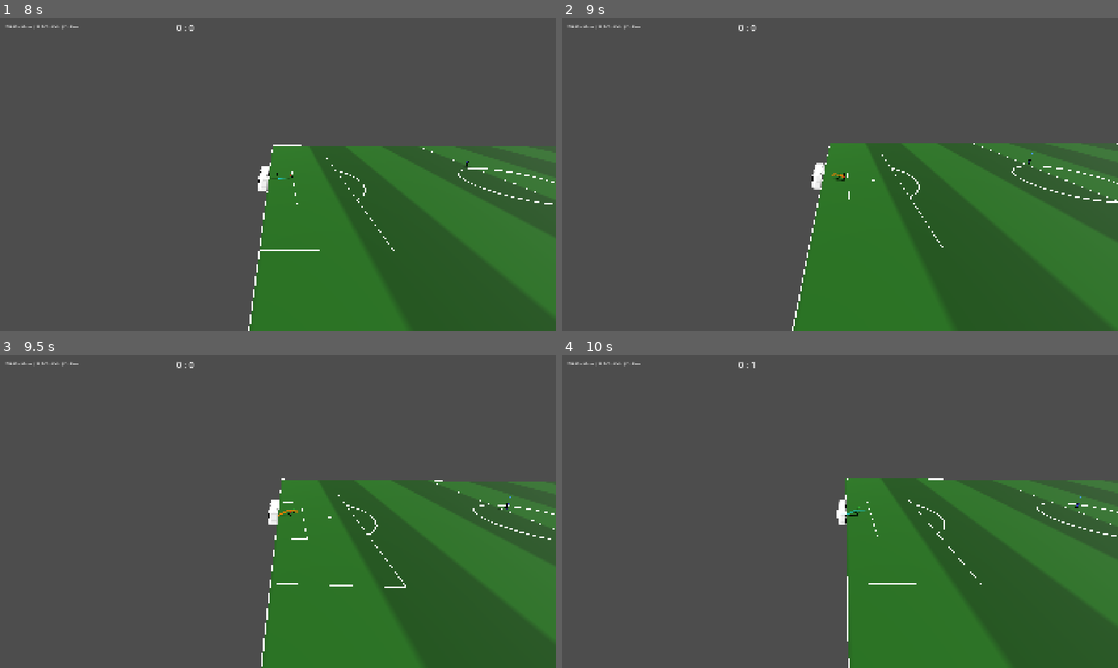
Above: before the commit, frames 1-4 (two rows, left to right).
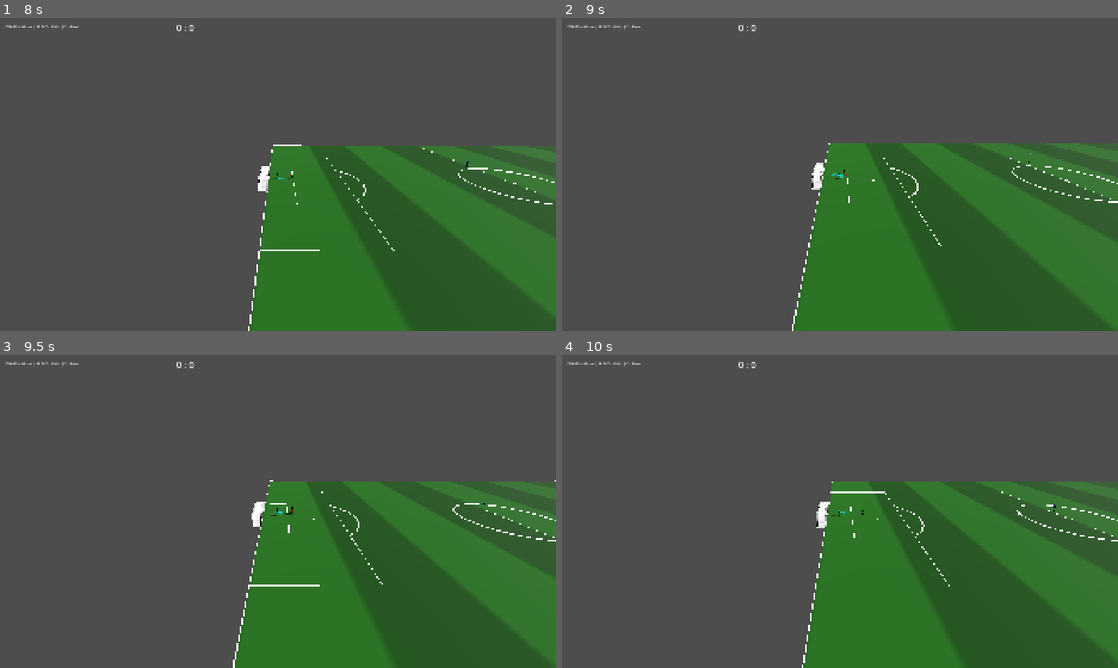
Above: after the commit, the same moments.

Repository: Churikov0112/open_football
Game: Godot game, scene res://scenes/main_menu.tscn
Same seed, same stepped clock (60 frames per second), same inputs: the game is played once before the commit and once after it.
Inputs (mouse positions are in pixels of both pictures, inside the frame that each line leads up to):
- Up to frame 1 (8 s): click "Start Match" at 0.5 s; move the mouse to (250, 237) at 1.27 s; hold Up (move_forward) 1.28-2 s; hold E (combo_curl) 1.28-2 s; click (250, 237) at 1.42 s; drag from (444, 221) to (250, 237) at 2.02 s; move the mouse to (111, 127) at 2.77 s; hold Left (move_left) 2.78-3.5 s; hold D (kick) 2.78-3.5 s; drag from (305, 174) to (111, 127) at 3.52 s; move the mouse to (194, 96) at 4.27 s; hold Down (move_back) 4.28-5 s; hold X (pass_short) 4.28-5 s; drag from (400, 158) to (194, 96) at 5.02 s; move the mouse to (166, 190) at 5.77 s; hold Up (move_forward) 5.78-6.5 s; hold Shift (sprint) 5.78-6.5 s; click (166, 190) at 5.92 s; drag from (333, 105) to (166, 190) at 6.52 s; move the mouse to (250, 237) at 7.27 s; hold Right (move_right) from 7.28 s (still down); hold Q (combo_modifier) from 7.28 s (still down)
- Up to frame 2 (9 s): release Right (move_right) at 8 s; release Q (combo_modifier) at 8 s; drag from (1006, 221) to (812, 237) at 8.02 s; move the mouse to (673, 127) at 8.77 s; hold Down (move_back) from 8.78 s (still down); hold A (pass_lob) from 8.78 s (still down)
- Up to frame 3 (9.5 s): keep holding Down (move_back); keep holding A (pass_lob)
- Up to frame 4 (10 s): release Down (move_back) at 9.5 s; release A (pass_lob) at 9.5 s; drag from (867, 511) to (673, 464) at 9.52 s

Frame 1 is identical in both runs. In frame 2, 0.4% of the frame differs, in the area x 41-100%, y 40-99%; in frame 3, 8.3%; in frame 4, 12%, in the area x 33-100%, y 2-100%.

Commit message:
feat(keeper/ai): dive to corners more; AI backs off a caught ball
1. Keeper dives to corners instead of stepping out along the line. New
   KEEPER_SLIDE_MAX_LATERAL (1.5m): the keeper only run-out-and-slides for a
   ball within that lateral offset; anything wider it dives for (dive range
   5.5m covers the whole goal, so a dive from center reaches any corner).
   Lower the constant to dive even more.

2. When the ball is in a keeper's hands (BallState.CAUGHT), opponent AI no
   longer attacks it — previously simple_ai ran up to the keeper's hands and
   _kick_towards_goal() launched the held ball, popping it out for a goal. Now
   it slowly drifts toward center field until the keeper distributes, then
   resumes. Also a defensive guard in _kick_towards_goal so a caught ball can
   never be kicked.

Co-Authored-By: Claude Opus 4.8 <noreply@anthropic.com>

Diff:
--- a/scripts/ai/keeper_ai.gd
+++ b/scripts/ai/keeper_ai.gd
@@ -217,10 +217,10 @@
 			print("[KEEPER] -> MISS_TOP y=", intercept.y)
 			_begin_miss_top()
 		return
-	# Успеваем добежать по линии до точки пересечения раньше мяча → выходим НАВСТРЕЧУ (скользим
-	# к intercept.x), рефлекс/контакт поймает на подлёте. Иначе — нырок.
+	# Шагом (выход по линии) выходим ТОЛЬКО за близким мячом; на дальний вбок (угол) — НЫРЯЕМ,
+	# даже если формально успели бы дошагать (зрелищнее, и дайв-рэндж покрывает весь створ).
 	var time_to_align := (lateral - FootballConstants.KEEPER_REACH) / FootballConstants.LOCO_TOP_SPEED
-	if is_finite(ttoi) and time_to_align <= ttoi:
+	if lateral <= FootballConstants.KEEPER_SLIDE_MAX_LATERAL and is_finite(ttoi) and time_to_align <= ttoi:
 		var tx := clampf(intercept.x, -FootballConstants.GOAL_WIDTH * 0.5, FootballConstants.GOAL_WIDTH * 0.5)
 		m.set_move_intent(Vector3(signf(tx - global_position.x), 0.0, 0.0), 1.0)
 		return
--- a/scripts/ai/simple_ai.gd
+++ b/scripts/ai/simple_ai.gd
@@ -49,6 +49,20 @@
 		return
 
 	if is_in_group("fallen"):
+		return
+
+	# Мяч в руках вратаря: не атакуем (иначе подбегали к рукам и ВЫБИВАЛИ мяч ударом — гол).
+	# Медленно отходим к центру поля, пока вратарь не разыграет; дальше — как обычно.
+	if ball.has_method(&"is_caught") and ball.is_caught():
+		wants_to_tackle = false
+		_intercepting = false
+		var km := _motor()
+		if km != null:
+			var to_center := Vector3(-global_position.x, 0.0, -global_position.z)
+			if to_center.length() > 1.0:
+				km.set_move_intent(to_center.normalized(), _base_scale() * 0.4)  # медленно
+			else:
+				km.set_move_intent(Vector3.ZERO)
 		return
 
 	if wants_to_tackle:
@@ -194,6 +208,8 @@
 		return
 	if not ball.has_method(&"kick"):
 		return
+	if ball.has_method(&"is_caught") and ball.is_caught():
+		return  # мяч в руках вратаря — не выбиваем
 	var target: Vector3
 	if home_goal:
 		target = home_goal.global_position
--- a/scripts/data/football_constants.gd
+++ b/scripts/data/football_constants.gd
@@ -399,6 +399,9 @@
 const KEEPER_HIGH_CATCH_CERTAIN := 2.0 # ниже этой (м) центральный мяч ловится ГАРАНТИРОВАННО.
 const KEEPER_HIGH_CATCH_CHANCE := 0.5  # в полосе CERTAIN..JUMP_REACH (2.0..2.5) шанс поймать; иначе прыжок мимо.
 const KEEPER_DIVE_RANGE := 5.5         # макс. боковой прыжок, м (шире створа — дотягивается активнее)
+const KEEPER_SLIDE_MAX_LATERAL := 1.5  # вбок дальше этого (м) — НЫРЯЕМ, а не выходим шагом по линии
+									   # (зрелищные прыжки в углы; дайв-рэндж 5.5 покрывает весь створ).
+									   # Меньше = ныряет чаще/раньше.
 const KEEPER_ENGAGE_MARGIN := 0.5      # вратарь всё равно ныряет за мячом в пределах этого (м) за створом:
 									   # только «впритирку со штангой». Было 2.0 — вратарь сейвил (и ловил)
 									   # явные удары мимо ворот.
